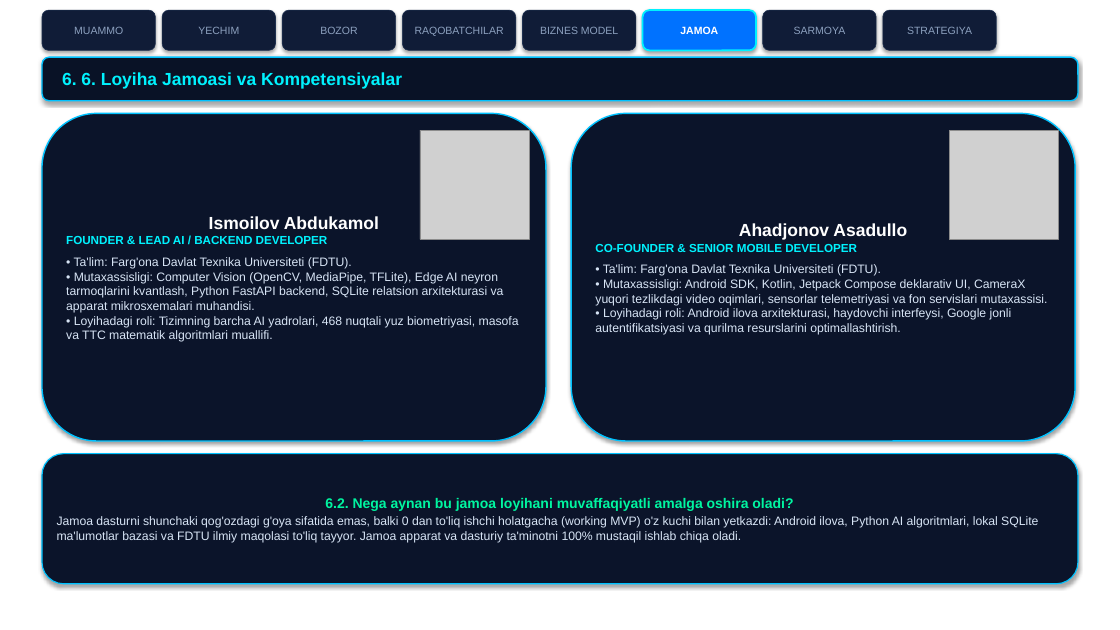
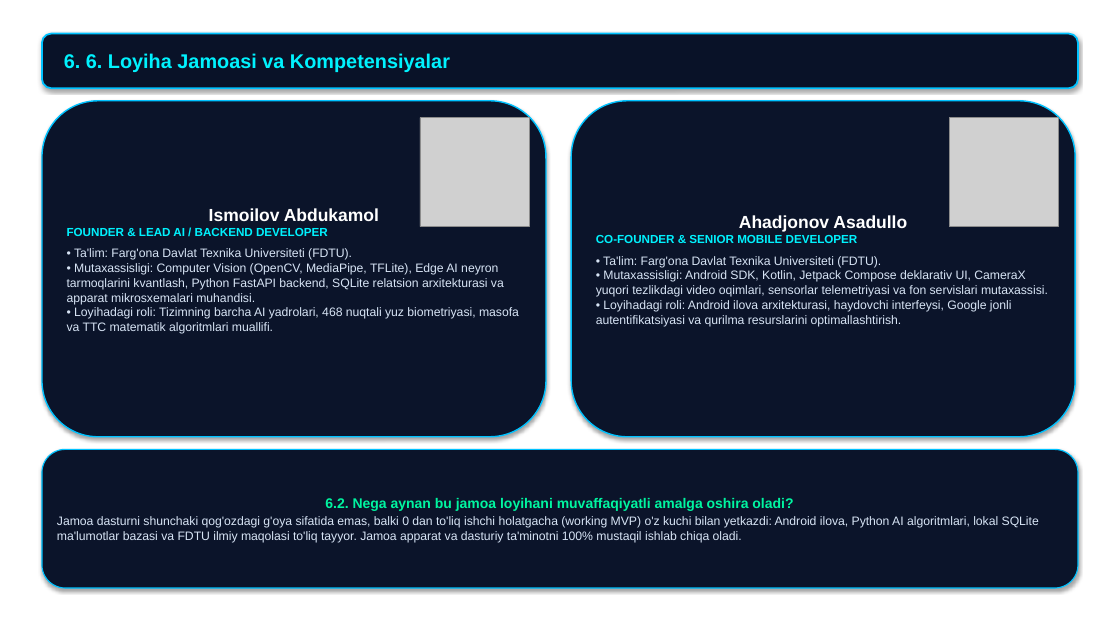
Before and after one commit to abdukamolismoilov5-dotcom/hamroh-ai, a slide deck: slide 9 of docs/presentations/1_HamrohAI_Canva_Shablon_Taqdimot_7000$.pptx. Drawn at 1120x630 pixels with LibreOffice and Linux fonts; fonts in the diff are those of the drawing; grey boxes stand for pictures; background and template pictures are left out. Boxes give left, top, right and bottom in pixels: in the first picture for what was removed or moved away, otherwise in the second. Text is boxed around its words. In the diff, an @@ line names an element or a change of style, - is before the commit and + after.

Commit message:
style: remove top navigation buttons and clean up slide layout

```diff
--- a/docs/presentations/1_HamrohAI_Canva_Shablon_Taqdimot_7000$.pptx
+++ b/docs/presentations/1_HamrohAI_Canva_Shablon_Taqdimot_7000$.pptx
@@ rounded rectangle removed at <box>42,10,155,50</box> @@
-MUAMMO
@@ rounded rectangle removed at <box>162,10,276,50</box> @@
-YECHIM
@@ rounded rectangle removed at <box>282,10,396,50</box> @@
-BOZOR
@@ rounded rectangle removed at <box>402,10,516,50</box> @@
-RAQOBATCHILAR
@@ rounded rectangle removed at <box>523,10,636,50</box> @@
-BIZNES MODEL
@@ rounded rectangle removed at <box>643,10,756,50</box> @@
-JAMOA
@@ rounded rectangle removed at <box>763,10,876,50</box> @@
-SARMOYA
@@ rounded rectangle removed at <box>883,10,996,50</box> @@
-STRATEGIYA
@@ rounded rectangle "6. 6. Loyiha Jamoasi va ...": place and size @@
-rounded rectangle "6. 6. Loyiha Jamoasi va ..." at <box>42,57,1078,101</box>
+rounded rectangle "6. 6. Loyiha Jamoasi va ..." at <box>42,34,1078,88</box>
@@ rounded rectangle "6. 6. Loyiha Jamoasi va ..." at <box>42,34,1078,88</box>: size 15 to 17 pt; fill #091226 to #091228; outline #00C2FF 1.2 pt to #00C2FF 1.5 pt @@
@@ rounded rectangle "Ismoilov Abdukamol": place and size @@
-rounded rectangle "Ismoilov Abdukamol" at <box>42,113,546,441</box>
+rounded rectangle "Ismoilov Abdukamol" at <box>42,101,546,437</box>
@@ picture: place and size @@
-picture at <box>420,130,529,239</box>
+picture at <box>420,118,529,227</box>
@@ rounded rectangle "Ahadjonov Asadullo": place and size @@
-rounded rectangle "Ahadjonov Asadullo" at <box>571,113,1075,441</box>
+rounded rectangle "Ahadjonov Asadullo" at <box>571,101,1075,437</box>
@@ picture: place and size @@
-picture at <box>949,130,1059,239</box>
+picture at <box>949,118,1059,227</box>
@@ rounded rectangle "6.2. Nega aynan bu jamoa ...": place and size @@
-rounded rectangle "6.2. Nega aynan bu jamoa ..." at <box>42,454,1078,584</box>
+rounded rectangle "6.2. Nega aynan bu jamoa ..." at <box>42,450,1078,588</box>
```
Also in this commit, not shown: 11 other slides changed.
